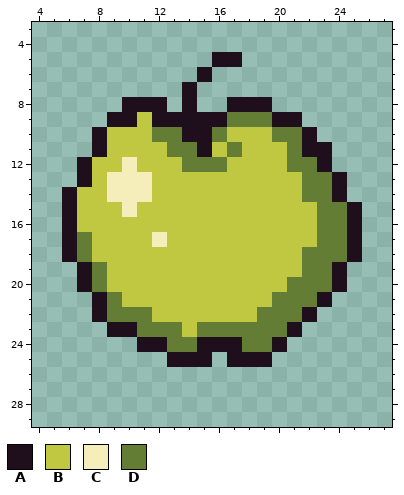
A pixel-art file gets an edit: Source/tile_apple.aseprite. This is how it looked before the edit.
32x32 pixels, 1 frame. Shown: x 4..27, y 3..29.
Palette (. is transparent): A #1f0e1c  B #c0c741  C #f5edba  D #647d34
Pixels before, first column x 6:
 5 ..........AA........
 6 .........A..........
 7 ........A...........
 8 ....AAA.A..AAA......
 9 ...AABAAAAADDDAA....
10 ..ABBBDDAADBBBDDA...
11 ..ABBBBDDABDBBBDAA..
12 .ABBCBBBDDDBBBBDDA..
13 .ABCCCBBBBBBBBBBDDA.
14 ABBCCCBBBBBBBBBBDDA.
15 ABBBCBBBBBBBBBBBBDDA
16 ABBBBBBBBBBBBBBBBDDA
17 ADBBBBCBBBBBBBBBBDDA
18 ADBBBBBBBBBBBBBBDDDA
19 .ADBBBBBBBBBBBBBDDA.
20 .ADBBBBBBBBBBBBDDDA.
21 ..ADBBBBBBBBBBDDDA..
22 ..ADDDBBBBBBBDDDA...
23 ...AADDDBDDDDDDA....
24 .....AADDAAADDA.....
25 .......AAA.AAA......
Once edited:
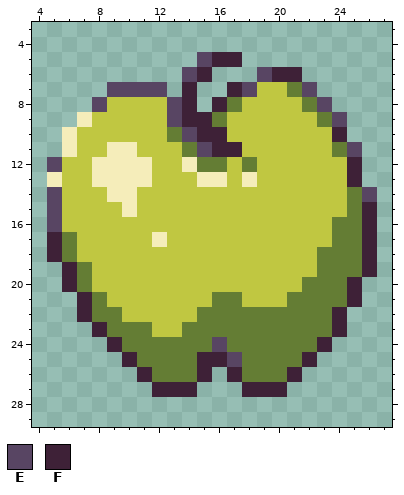
Colours new in this view: E #584563  F #3e2137
Change:
Layer "apple":
The edit adds colour B in row 7 at x 19 to 20; in row 8 at x 9 and 20 to 21; in row 9 at x 8 and 22; in row 10 at x 7 and 23; in row 11 at x 7; in row 12 at x 6 and 24.
The edit adds colour B in row 13 at x 6.
Colour A gives way to colour B in row 8 at x 10 to 12 and 18 to 19; in row 9 at x 9 to 10, 12 and 20 to 21; in row 10 at x 8 and 22; in row 11 at x 8 and 22 to 23; in row 12 at x 7 and 23; in row 13 at x 7 and 24.
Colour A gives way to colour B in row 14 at x 6 and 24; in rows 15 to 16 at x 6.
Colour C gives way to colour B in row 14 at x 11.
Colour D gives way to colour B in row 9 at x 17 to 19; in row 10 at x 12 and 20 to 21; in row 11 at x 13 and 21; in row 12 at x 21 to 22; in rows 13 to 14 at x 22 to 23; in row 15 at x 23 to 24.
Colour D gives way to colour B in row 16 at x 23; in row 17 at x 7 and 23; in row 18 at x 7 and 22; in row 19 at x 8 and 22; in row 20 at x 8 and 21; in row 21 at x 9 and 20.
Colour D gives way to colour B in row 22 at x 10 to 11; in row 23 at x 12 to 13.
The edit adds colour C in row 9 at x 7; in rows 10 to 11 at x 6; in row 13 at x 5.
Colour B gives way to colour C in row 11 at x 9 to 10; in row 12 at x 8 to 9 and 11; in row 13 at x 8, 15 to 16 and 18.
Colour D gives way to colour C in row 12 at x 14.
The edit adds colour D in row 7 at x 21; in row 8 at x 22; in row 9 at x 23; in row 11 at x 24; in row 14 at x 25; in row 19 at x 25.
The edit adds colour D in row 21 at x 24; in row 22 at x 23; in row 23 at x 22 to 23; in row 24 at x 10 and 21 to 22; in row 25 at x 11 to 12 and 20 to 21; in row 26 at x 12 to 14 and 18 to 20.
Colour A gives way to colour D in row 8 at x 17; in row 9 at x 16; in rows 15 to 16 at x 25; in rows 17 to 18 at x 6 and 25; in rows 19 to 20 at x 7 and 24; in row 21 at x 8 and 23.
Colour A gives way to colour D in row 22 at x 8 and 22; in row 23 at x 9 to 10 and 21; in row 24 at x 11 to 12, 15, 17 and 20; in row 25 at x 13 to 14 and 18 to 19.
Colour B gives way to colour D in row 12 at x 18; in row 21 at x 16 to 17; in row 22 at x 15 to 18; in row 23 at x 14.
The edit adds colour E in row 5 at x 15; in row 6 at x 14 and 19; in row 7 at x 9 to 12, 18 and 22; in row 8 at x 8, 13 and 23; in row 9 at x 24; in row 11 at x 25.
The edit adds colour E in row 12 at x 5; in row 14 at x 5 and 26; in rows 15 to 16 at x 5.
Colour A gives way to colour E in row 9 at x 13; in row 10 at x 14; in row 11 at x 15; in row 24 at x 16; in row 25 at x 17.
The edit adds colour F in row 6 at x 20 to 21; in row 7 at x 17; in row 8 at x 16; in row 10 at x 24; in rows 12 to 13 at x 25; in rows 15 to 16 at x 26.
The edit adds colour F in rows 17 to 18 at x 5 and 26; in row 19 at x 6 and 26; in row 20 at x 6 and 25; in row 21 at x 7 and 25; in row 22 at x 7 and 24; in row 23 at x 8 and 24.
The edit adds colour F in row 24 at x 9 and 23; in row 25 at x 10, 16 and 22; in row 26 at x 11, 15, 17 and 21; in row 27 at x 12 to 14 and 18 to 20.
Colour A gives way to colour F in row 5 at x 16 to 17; in row 6 at x 15; in rows 7 to 8 at x 14; in row 9 at x 14 to 15; in row 10 at x 15; in row 25 at x 15.
Colour B gives way to colour F in row 11 at x 16.
Colour D gives way to colour F in row 10 at x 16; in row 11 at x 17.
Boxes around the changes in both pictures, in picture pixels (x1, y1, x2, y2):
changed: (47, 52, 377, 397)
